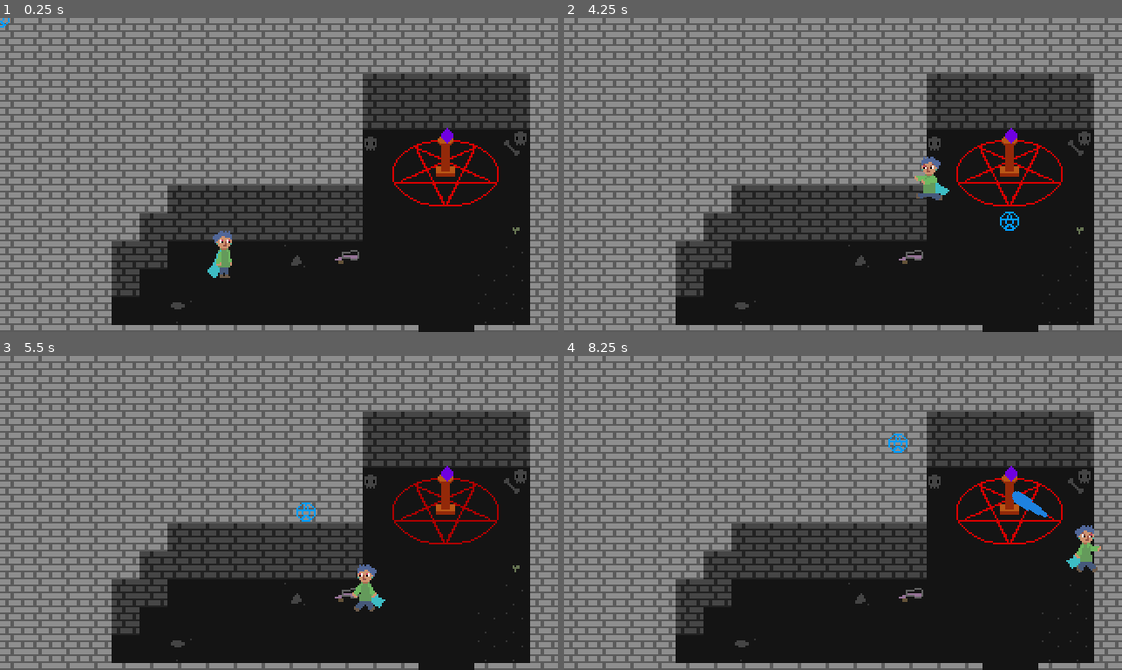
Above: before the commit, frames 1-4 (two rows, left to right).
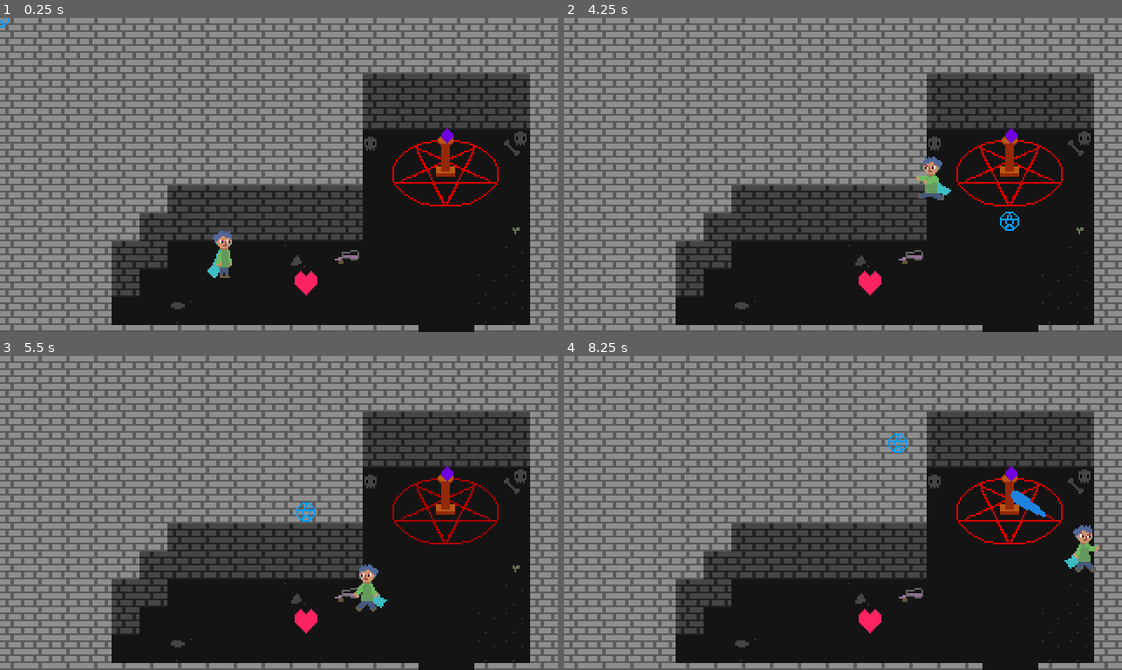
Above: after the commit, the same moments.

Repository: DuncanSparks/blue-and-red
Game: Godot game, scene res://Scenes/Dungeon/Dungeon_Grey_5.tscn
Two runs of this game, one before a commit and one after it. Both use one fixed random seed, a clock stepped at 60 frames per second and the inputs below. This scene is started directly instead of the project's main scene.
Inputs (mouse positions are in pixels of both pictures, inside the frame that each line leads up to):
- Up to frame 1 (0.25 s): no input
- Up to frame 2 (4.25 s): move the mouse to (965, 159) at 0.52 s; hold D (move_right) 0.53-1.28 s; tap Shift (action_shield) at 0.6, 2.85 s; move the mouse to (731, 190) at 1.27 s; hold S (move_down) 1.28-2.03 s; click (731, 190) at 1.35 s; move the mouse to (898, 105) at 2.02 s; hold D (move_right) 2.03-2.78 s; tap E (sys_interact) at 2.1 s; move the mouse to (815, 237) at 2.77 s; hold W (move_up) 2.78-3.53 s; move the mouse to (1010, 222) at 3.52 s; hold A (move_left) from 3.53 s (still down); click (1010, 222) at 3.6 s
- Up to frame 3 (5.5 s): move the mouse to (111, 465) at 4.27 s; tap E (sys_interact) at 4.35 s; move the mouse to (306, 513) at 5.02 s; release A (move_left) at 5.03 s; hold S (move_down) from 5.03 s (still down); tap Shift (action_shield) at 5.1 s
- Up to frame 4 (8.25 s): move the mouse to (759, 434) at 5.77 s; release S (move_down) at 5.78 s; hold D (move_right) 5.78-6.53 s; click (759, 434) at 5.85 s; move the mouse to (965, 497) at 6.52 s; hold W (move_up) 6.53-7.28 s; tap E (sys_interact) at 6.6 s; move the mouse to (731, 528) at 7.27 s; hold D (move_right) 7.28-8.03 s; tap Shift (action_shield) at 7.35 s; move the mouse to (898, 443) at 8.02 s; hold S (move_down) from 8.03 s (still down); click (898, 443) at 8.1 s

The runs differ from the first frame. In frame 1, 0.2% of the frame differs, in the area x 52-57%, y 80-89%; in frame 2, 0.4%; in frame 3, 0.4%; in frame 4, 0.5%, in the area x 52-97%, y 42-89%.

Commit message:
god damn it

Diff:
--- a/Prefabs/Player.tscn
+++ b/Prefabs/Player.tscn
@@ -1,30 +1,24 @@
-[gd_scene load_steps=75 format=2]
+[gd_scene load_steps=68 format=2]
 
 [ext_resource path="res://Scripts/Player.gd" type="Script" id=1]
 [ext_resource path="res://Sprites/Characters/Player_demon_run3.png" type="Texture" id=2]
 [ext_resource path="res://Audio/Ouch.ogg" type="AudioStream" id=3]
 [ext_resource path="res://Sprites/Characters/Protag_transform_1.png" type="Texture" id=4]
-[ext_resource path="res://Sprites/Effects/Sword3.png" type="Texture" id=5]
 [ext_resource path="res://Sprites/Characters/Player_demon.png" type="Texture" id=6]
-[ext_resource path="res://Sprites/Effects/Sword6.png" type="Texture" id=7]
 [ext_resource path="res://Sprites/Characters/Player_human.png" type="Texture" id=8]
 [ext_resource path="res://Sprites/Characters/Player_human_shield.png" type="Texture" id=9]
 [ext_resource path="res://Sprites/Characters/Player_demon_run1.png" type="Texture" id=10]
-[ext_resource path="res://Sprites/Effects/Sword1.png" type="Texture" id=11]
 [ext_resource path="res://Sprites/Characters/Player_human_ouch.png" type="Texture" id=12]
-[ext_resource path="res://Sprites/Effects/Sword5.png" type="Texture" id=13]
 [ext_resource path="res://Audio/Shield.ogg" type="AudioStream" id=14]
 [ext_resource path="res://Sprites/Characters/Protag_transform_2.png" type="Texture" id=15]
 [ext_resource path="res://Sprites/Characters/Player_demon_run1a.png" type="Texture" id=16]
 [ext_resource path="res://Sprites/UI/Healthbar_full.png" type="Texture" id=17]
 [ext_resource path="res://Sprites/Characters/Protag_transform_3.png" type="Texture" id=18]
 [ext_resource path="res://Audio/Transform2.ogg" type="AudioStream" id=19]
-[ext_resource path="res://Sprites/Effects/Sword2.png" type="Texture" id=20]
 [ext_resource path="res://Sprites/Characters/Protag_transform_4.png" type="Texture" id=21]
 [ext_resource path="res://Sprites/Characters/Player_demon_run2.png" type="Texture" id=22]
 [ext_resource path="res://Audio/Transform1.ogg" type="AudioStream" id=23]
 [ext_resource path="res://Sprites/UI/Healthbar_empty.png" type="Texture" id=24]
-[ext_resource path="res://Sprites/Effects/Sword4.png" type="Texture" id=25]
 [ext_resource path="res://Sprites/Characters/Shield.png" type="Texture" id=26]
 [ext_resource path="res://Sprites/Characters/Protag_transform_5.png" type="Texture" id=27]
 [ext_resource path="res://Sprites/Effects/Orb.png" type="Texture" id=28]
@@ -61,95 +55,82 @@
 "name": "demon_to_human",
 "speed": 7.0
 }, {
+"frames": [ ExtResource( 40 ), ExtResource( 41 ), ExtResource( 40 ), ExtResource( 8 ), ExtResource( 43 ), ExtResource( 42 ), ExtResource( 43 ), ExtResource( 8 ) ],
+"loop": true,
+"name": "run_human",
+"speed": 10.0
+}, {
+"frames": [ ExtResource( 49 ) ],
+"loop": true,
+"name": "idle_cast_human",
+"speed": 5.0
+}, {
+"frames": [ ExtResource( 8 ) ],
+"loop": true,
+"name": "idle_human",
+"speed": 5.0
+}, {
+"frames": [ ExtResource( 36 ), ExtResource( 38 ), ExtResource( 39 ), ExtResource( 38 ), ExtResource( 36 ), ExtResource( 37 ) ],
+"loop": true,
+"name": "sit_demon",
+"speed": 6.0
+}, {
+"frames": [ ExtResource( 6 ), ExtResource( 2 ), ExtResource( 22 ), ExtResource( 10 ) ],
+"loop": true,
+"name": "run_demon",
+"speed": 10.0
+}, {
+"frames": [ ExtResource( 9 ) ],
+"loop": true,
+"name": "shield_human",
+"speed": 5.0
+}, {
+"frames": [ ExtResource( 12 ) ],
+"loop": true,
+"name": "ouch_human",
+"speed": 5.0
+}, {
+"frames": [ ExtResource( 4 ), ExtResource( 15 ), ExtResource( 18 ), ExtResource( 21 ), ExtResource( 27 ) ],
+"loop": false,
+"name": "human_to_demon",
+"speed": 7.0
+}, {
+"frames": [ ExtResource( 10 ) ],
+"loop": true,
+"name": "land_demon",
+"speed": 5.0
+}, {
 "frames": [ ExtResource( 30 ), ExtResource( 31 ), ExtResource( 2 ) ],
 "loop": false,
 "name": "pounce_demon",
 "speed": 15.0
 }, {
-"frames": [ ExtResource( 6 ), ExtResource( 2 ), ExtResource( 22 ), ExtResource( 10 ) ],
-"loop": true,
-"name": "run_demon",
-"speed": 10.0
-}, {
-"frames": [ ExtResource( 9 ) ],
-"loop": true,
-"name": "shield_human",
-"speed": 5.0
-}, {
-"frames": [ ExtResource( 40 ), ExtResource( 41 ), ExtResource( 40 ), ExtResource( 8 ), ExtResource( 43 ), ExtResource( 42 ), ExtResource( 43 ), ExtResource( 8 ) ],
-"loop": true,
-"name": "run_human",
-"speed": 10.0
-}, {
-"frames": [ ExtResource( 12 ) ],
-"loop": true,
-"name": "ouch_human",
-"speed": 5.0
-}, {
 "frames": [ ExtResource( 51 ), ExtResource( 53 ), ExtResource( 51 ), ExtResource( 49 ), ExtResource( 50 ), ExtResource( 52 ), ExtResource( 50 ), ExtResource( 49 ) ],
 "loop": true,
 "name": "run_cast_human",
 "speed": 10.0
 }, {
-"frames": [ ExtResource( 4 ), ExtResource( 15 ), ExtResource( 18 ), ExtResource( 21 ), ExtResource( 27 ) ],
-"loop": false,
-"name": "human_to_demon",
-"speed": 7.0
-}, {
 "frames": [ ExtResource( 16 ) ],
 "loop": true,
 "name": "start_demon",
 "speed": 5.0
 }, {
-"frames": [ ExtResource( 10 ) ],
-"loop": true,
-"name": "land_demon",
+"frames": [ ExtResource( 34 ) ],
+"loop": true,
+"name": "ouch_demon",
 "speed": 5.0
-}, {
-"frames": [ ExtResource( 49 ) ],
-"loop": true,
-"name": "idle_cast_human",
-"speed": 5.0
-}, {
-"frames": [ ExtResource( 8 ) ],
-"loop": true,
-"name": "idle_human",
-"speed": 5.0
-}, {
-"frames": [ ExtResource( 36 ), ExtResource( 38 ), ExtResource( 39 ), ExtResource( 38 ), ExtResource( 36 ), ExtResource( 37 ) ],
-"loop": true,
-"name": "sit_demon",
-"speed": 6.0
 }, {
 "frames": [ ExtResource( 16 ) ],
 "loop": true,
 "name": "idle_demon",
 "speed": 5.0
-}, {
-"frames": [ ExtResource( 34 ) ],
-"loop": true,
-"name": "ouch_demon",
-"speed": 5.0
 } ]
 
 [sub_resource type="RectangleShape2D" id=2]
-extents = Vector2( 4, 3 )
+extents = Vector2( 5, 3 )
 
 [sub_resource type="RectangleShape2D" id=3]
 extents = Vector2( 14, 5 )
-
-[sub_resource type="SpriteFrames" id=4]
-animations = [ {
-"frames": [  ],
-"loop": true,
-"name": "idle",
-"speed": 5.0
-}, {
-"frames": [ ExtResource( 11 ), ExtResource( 20 ), ExtResource( 5 ), ExtResource( 25 ), ExtResource( 13 ), ExtResource( 7 ) ],
-"loop": false,
-"name": "swing",
-"speed": 24.0
-} ]
 
 [sub_resource type="RectangleShape2D" id=5]
 extents = Vector2( 5, 13 )
@@ -526,20 +507,6 @@
 shape = SubResource( 3 )
 disabled = true
 
-[node name="SpriteSword" type="AnimatedSprite" parent="."]
-position = Vector2( 18, 0 )
-frames = SubResource( 4 )
-animation = "idle"
-playing = true
-
-[node name="AreaSword" type="Area2D" parent="."]
-collision_layer = 32
-collision_mask = 32
-
-[node name="CollisionPolygon2D" type="CollisionPolygon2D" parent="AreaSword"]
-polygon = PoolVector2Array( 23.3711, -8.20177, 27.1617, -0.100296, 25.0806, 11.9404, 19.1345, 14.1702, 5.97891, 7.85252, 6.2019, -7.90446, 14.452, -14.2221 )
-disabled = true
-
 [node name="Hurtbox" type="Area2D" parent="."]
 collision_layer = 32768
 collision_mask = 32768
@@ -739,8 +706,6 @@
 [node name="Test" type="Sprite" parent="."]
 visible = false
 texture = ExtResource( 28 )
-[connection signal="animation_finished" from="SpriteSword" to="AreaSword/CollisionPolygon2D" method="set_disabled" binds= [ true ]]
-[connection signal="animation_finished" from="SpriteSword" to="SpriteSword" method="play" binds= [ "idle" ]]
 [connection signal="area_entered" from="Hurtbox" to="." method="_on_Hurtbox_body_entered"]
 [connection signal="body_entered" from="Hurtbox" to="." method="_on_Hurtbox_body_entered"]
 [connection signal="animation_finished" from="Shield/AnimationPlayer2" to="." method="_on_AnimationPlayer2_animation_finished"]
--- a/Scenes/Dungeon/Dungeon_Entrance3A.tscn
+++ b/Scenes/Dungeon/Dungeon_Entrance3A.tscn
@@ -1,15 +1,10 @@
-[gd_scene load_steps=8 format=2]
+[gd_scene load_steps=7 format=2]
 
 [ext_resource path="res://Resources/Tilesets/Tileset_Main.tres" type="TileSet" id=1]
 [ext_resource path="res://Prefabs/LoadingZone.tscn" type="PackedScene" id=2]
 [ext_resource path="res://Prefabs/Heart.tscn" type="PackedScene" id=3]
 [ext_resource path="res://Prefabs/Enemies/EnemySpawn.tscn" type="PackedScene" id=4]
 [ext_resource path="res://Prefabs/Player.tscn" type="PackedScene" id=5]
-
-[sub_resource type="NavigationPolygon" id=1]
-vertices = PoolVector2Array( 216, 72, 216, 8, 248, 8, 248, 56, 296, 56, 296, 168, 184, 168, 24, 72, 136, 168, 72, 152, 40, 136, 184, 184, 136, 184, 72, 168, 40, 152, 24, 136 )
-polygons = [ PoolIntArray( 0, 1, 2, 3 ), PoolIntArray( 3, 4, 5, 6, 0 ), PoolIntArray( 7, 0, 6, 8, 9, 10 ), PoolIntArray( 6, 11, 12, 8 ), PoolIntArray( 8, 13, 9 ), PoolIntArray( 9, 14, 10 ), PoolIntArray( 7, 10, 15 ) ]
-outlines = [ PoolVector2Array( 24, 72, 24, 136, 40, 136, 40, 152, 72, 152, 72, 168, 136, 168, 136, 184, 184, 184, 184, 168, 296, 168, 296, 56, 248, 56, 248, 8, 216, 8, 216, 72 ) ]
 
 [sub_resource type="RectangleShape2D" id=2]
 extents = Vector2( 32, 8 )
@@ -32,16 +27,7 @@
 }
 
 [node name="Player" parent="." instance=ExtResource( 5 )]
-position = Vector2( 128, 134 )
-
-[node name="Navigation2D" type="Navigation2D" parent="."]
-
-[node name="NavigationPolygonInstance" type="NavigationPolygonInstance" parent="Navigation2D"]
-visible = false
-navpoly = SubResource( 1 )
-__meta__ = {
-"_edit_lock_": true
-}
+position = Vector2( 96, 64 )
 
 [node name="Walls" type="StaticBody2D" parent="."]
 collision_layer = 3
--- a/Scenes/Dungeon/Dungeon_Entrance_L3.tscn
+++ b/Scenes/Dungeon/Dungeon_Entrance_L3.tscn
@@ -49,6 +49,7 @@
 [node name="Navigation2D" type="Navigation2D" parent="."]
 
 [node name="NavigationPolygonInstance" type="NavigationPolygonInstance" parent="Navigation2D"]
+visible = false
 navpoly = SubResource( 1 )
 __meta__ = {
 "_edit_lock_": true
--- a/Scenes/Dungeon/Dungeon_Grey_5.tscn
+++ b/Scenes/Dungeon/Dungeon_Grey_5.tscn
@@ -8,6 +8,7 @@
 [ext_resource path="res://Sprites/Props/Pentagram.png" type="Texture" id=6]
 [ext_resource path="res://Prefabs/Enemies/EnemySpawn.tscn" type="PackedScene" id=7]
 [ext_resource path="res://Prefabs/NPC.tscn" type="PackedScene" id=8]
+[ext_resource path="res://Prefabs/Heart.tscn" type="PackedScene" id=9]
 [ext_resource path="res://Sprites/Props/Pedestal.png" type="Texture" id=10]
 [ext_resource path="res://Scripts/Scenes/Dungeon_Grey_5.gd" type="Script" id=11]
 
@@ -178,6 +179,9 @@
 
 [node name="EnemySpawn" parent="." instance=ExtResource( 7 )]
 
+[node name="Heart" parent="." instance=ExtResource( 9 )]
+position = Vector2( 176, 152 )
+
 [editable path="LoadingZone"]
 
 [editable path="NPC"]
--- a/Scripts/Player.gd
+++ b/Scripts/Player.gd
@@ -30,7 +30,7 @@
 var demon_run_target := Vector2()
 
 onready var sprite := $Sprite as AnimatedSprite
-onready var sprite_sword := $SpriteSword as AnimatedSprite
+#onready var sprite_sword := $SpriteSword as AnimatedSprite
 onready var healthbar := $Healthbar as TextureProgress
 
 onready var timer_footsteps_human := $TimerFootstepsHuman as Timer
@@ -69,6 +69,22 @@
 		sprite_management()
 	elif not pouncing:
 		motion = Vector2.ZERO
+
+#	var slide_count := get_slide_count()
+#	if slide_count > 0:
+#		var total := Vector2()
+#		for i in range(slide_count):
+#			var coll := get_slide_collision(i)
+#			total += get_position().direction_to(coll.get_position())
+#
+#		var slide_count_2 := get_slide_count()
+#		while slide_count_2 > 0:
+#			#move_and_slide(total)
+#			position += total
+#			#move_and_slide(total)
+#			slide_count_2 = get_slide_count()
+#		#print(total)
+
 
 #	if is_moving():
 #		if demon_form:
@@ -114,7 +130,7 @@
 
 func _physics_process(_delta):
 	if can_control:
-		move_and_slide(motion * speed)
+		motion = move_and_slide(motion * speed)
 
 
 func shield():
Not shown: 1 places in Scenes/Dungeon/Dungeon_Grey_5.tscn that only renumber resources
